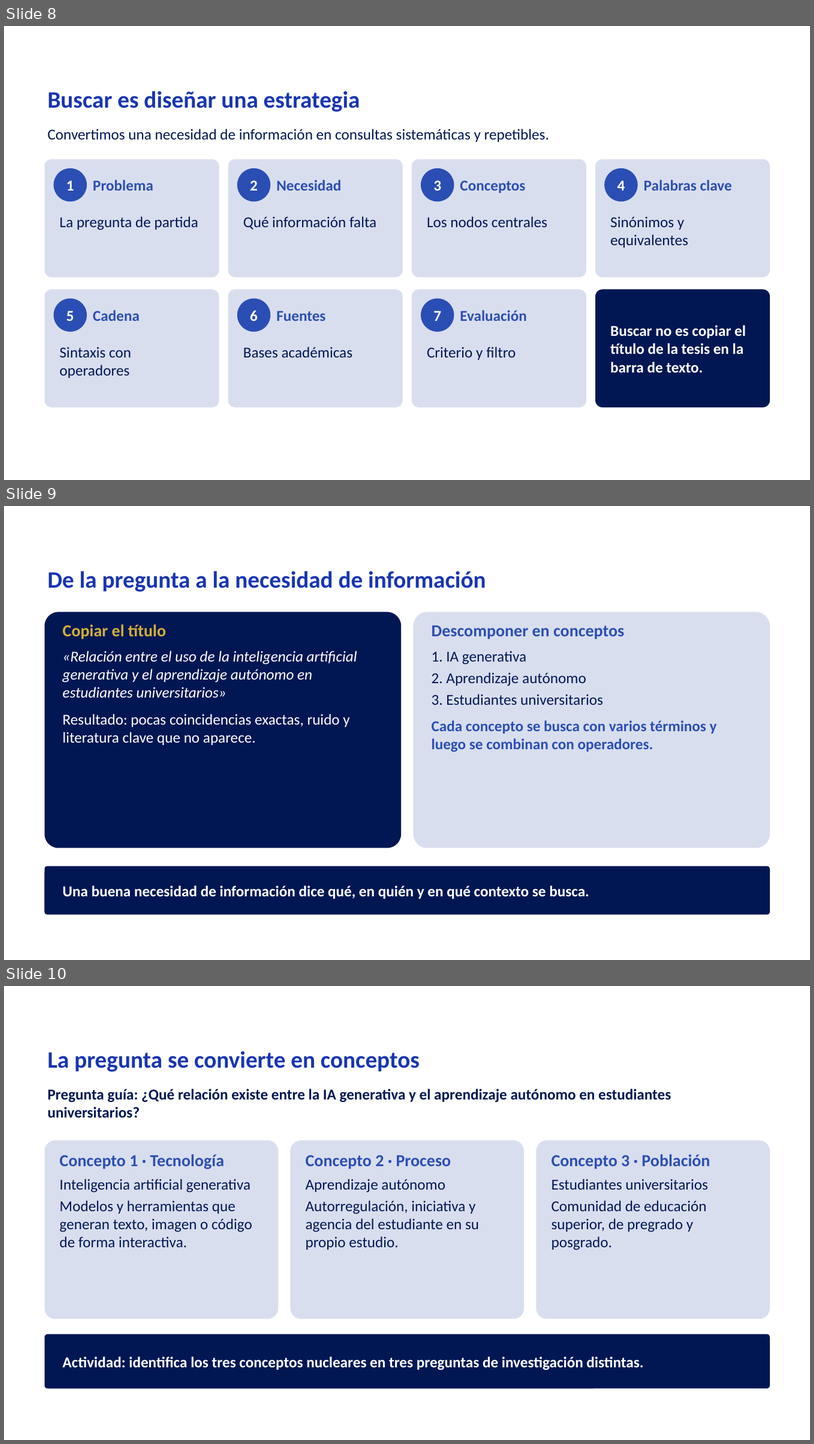
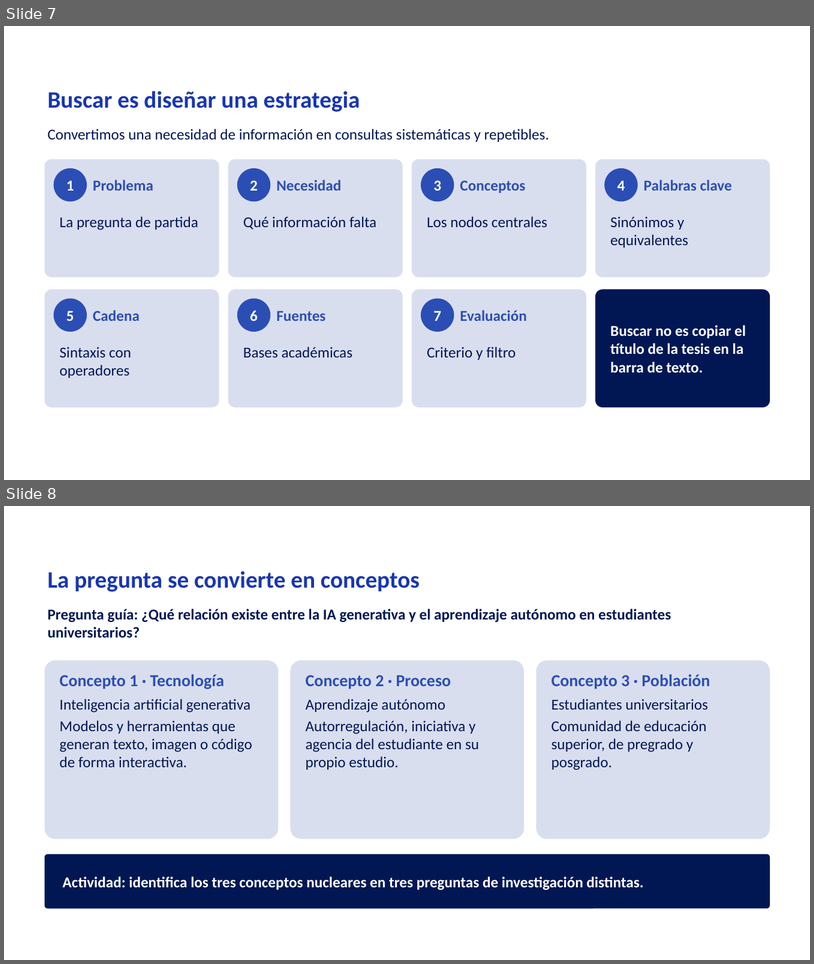
Before and after one commit to Rociosayan/analitica-empresarial-integrada, a slide deck: Sesion_04.pptx. Shown one above the other, each under a label of ours: slides 8, 9 and 10 before the commit, slides 7 and 8 after it. The pictures are 814x1444 and 814x964 pixels, drawn with LibreOffice and Linux fonts; fonts in the diff are those of the drawing; background and template pictures are left out. Boxes give left, top, right and bottom in pixels: in the first picture for what was removed or moved away, otherwise in the second. Text is boxed around its words. In the diff, an @@ line names an element or a change of style, - is before the commit and + after.

```diff
--- a/Sesion_04.pptx
+++ b/Sesion_04.pptx
@@ slide 9 removed at [4, 506, 810, 960], background picture (left out) @@
@@ text removed at [48, 571, 486, 592] @@
-De la pregunta a la necesidad de información
@@ rounded rectangle removed at [45, 612, 401, 848] @@
@@ rounded rectangle removed at [414, 612, 770, 848] @@
@@ text removed at [63, 624, 357, 745] @@
-Copiar el título
-«Relación entre el uso de la inteligencia artificial generativa y el aprendizaje autónomo en estudiantes universitarios»
-Resultado: pocas coincidencias exactas, ruido y literatura clave que no aparece.
@@ text removed at [432, 625, 717, 752] @@
-Descomponer en conceptos
-1. IA generativa
-2. Aprendizaje autónomo
-3. Estudiantes universitarios
-Cada concepto se busca con varios términos y luego se combinan con operadores.
@@ rounded rectangle removed at [45, 866, 770, 915] @@
@@ text removed at [63, 885, 590, 898] @@
-Una buena necesidad de información dice qué, en quién y en qué contexto se busca.
@@ what was slide 8 is now slide 7 @@
@@ what was slide 10 is now slide 8 @@
```
Also in this commit, not shown: 3 slides changed, 11 other slides removed.
